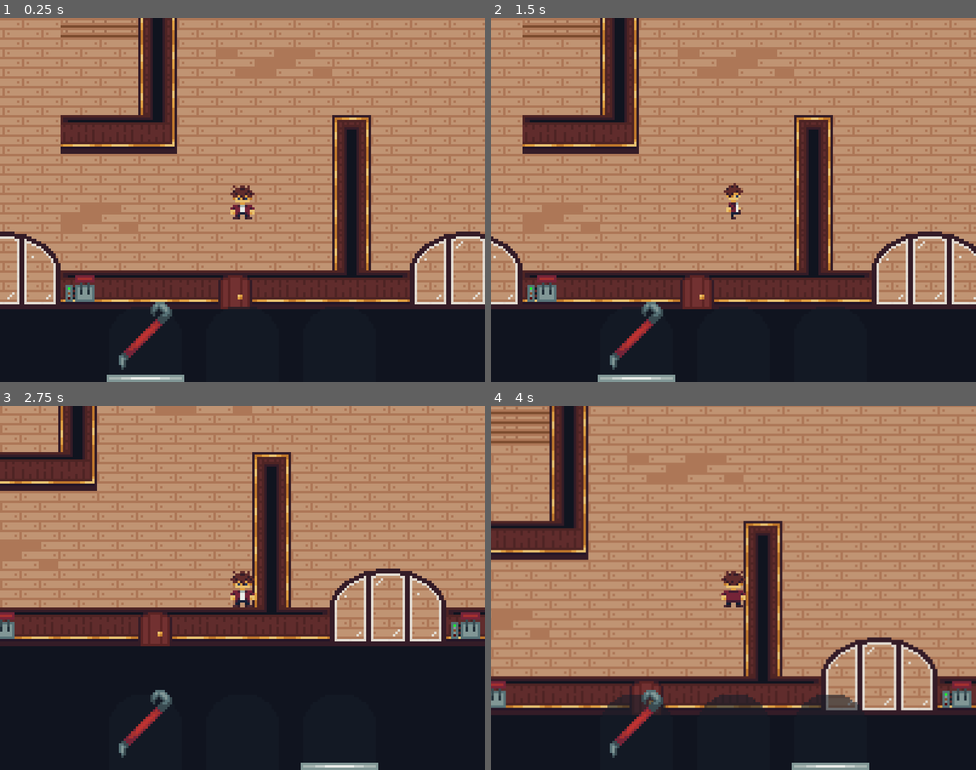
Above: before the commit, frames 1-4 (two rows, left to right).
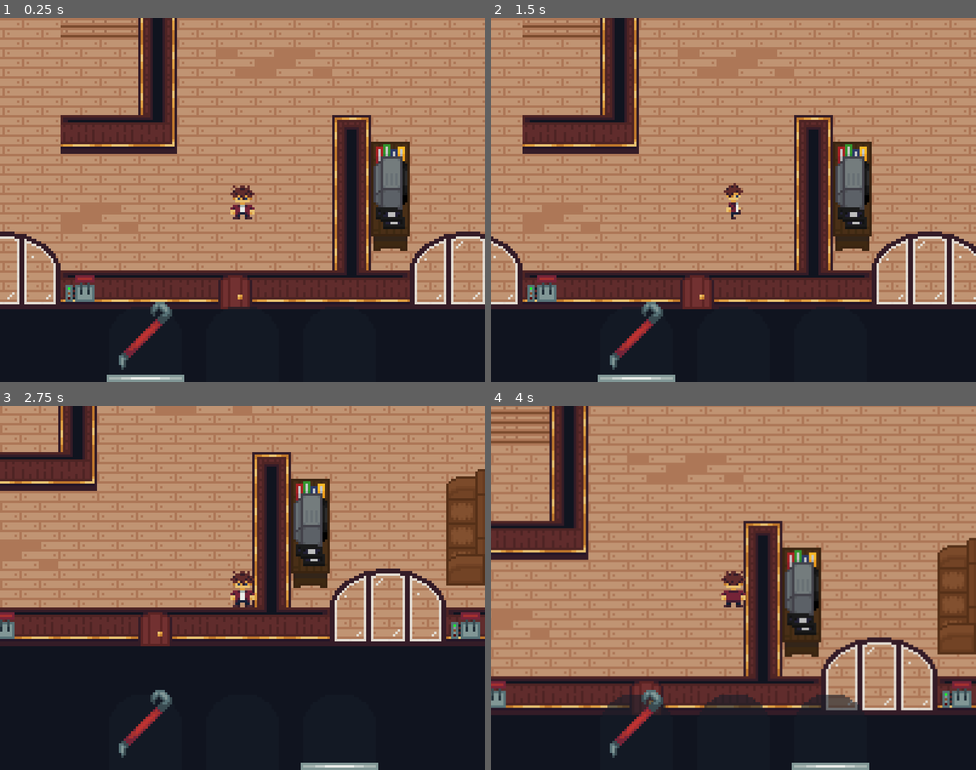
Above: after the commit, the same moments.

Repository: Portalyst/afraid-of-wolves
Game: Godot game, scene res://scenes/level.tscn
Same seed, same stepped clock (60 frames per second), same inputs: the game is played once before the commit and once after it.
Inputs (mouse positions are in pixels of both pictures, inside the frame that each line leads up to):
- Up to frame 1 (0.25 s): no input
- Up to frame 2 (1.5 s): click (636, 341) at 0.52 s; hold D (right) from 1.28 s (still down); tap 1 (1) at 1.35 s
- Up to frame 3 (2.75 s): tap 2 (2) at 1.55, 2.1 s; release D (right) at 2.03 s; hold S (down) from 2.03 s (still down); tap 3 (3) at 2.3 s
- Up to frame 4 (4 s): tap Enter at 2.75 s; release S (down) at 2.78 s; hold D (right) 2.78-3.53 s; hold Shift (run) 2.78-3.53 s; tap 3 (3) at 2.85 s; hold W (up) from 3.53 s (still down); tap Shift (run) at 3.6 s; tap Space (use) at 3.8 s

The runs differ from the first frame. In frame 1, 2.3% of the frame differs, in the area x 76-85%, y 34-64%; in frame 2, 2.3%; in frame 3, 4.7%; in frame 4, 4.8%, in the area x 60-100%, y 36-69%.

Commit message:
doors lock

Diff:
--- a/scenes/double_door.tscn
+++ b/scenes/double_door.tscn
@@ -3,6 +3,7 @@
 [ext_resource type="Script" uid="uid://dibq41c2ekqxp" path="res://scripts/double_door.gd" id="1_07wbm"]
 [ext_resource type="Texture2D" uid="uid://cfnkly2fyo8wy" path="res://sprites/door/door_double.png" id="2_07wbm"]
 [ext_resource type="Texture2D" uid="uid://bwm865i0qx373" path="res://sprites/door/door_double1.png" id="3_3dfa4"]
+[ext_resource type="Texture2D" uid="uid://bq0u5ox57tqr0" path="res://sprites/door/lock.png" id="4_qtr2k"]
 
 [sub_resource type="AtlasTexture" id="AtlasTexture_07wbm"]
 atlas = ExtResource("2_07wbm")
@@ -331,38 +332,99 @@
 size = Vector2(32, 16)
 
 [sub_resource type="RectangleShape2D" id="RectangleShape2D_wi4je"]
-size = Vector2(32, 26)
+size = Vector2(32, 22)
 
 [sub_resource type="RectangleShape2D" id="RectangleShape2D_rx0qv"]
-size = Vector2(32, 26)
+size = Vector2(32, 22)
+
+[sub_resource type="Animation" id="Animation_rphfo"]
+resource_name = "unlock"
+tracks/0/type = "value"
+tracks/0/imported = false
+tracks/0/enabled = true
+tracks/0/path = NodePath("Lock:position")
+tracks/0/interp = 2
+tracks/0/loop_wrap = true
+tracks/0/keys = {
+"times": PackedFloat32Array(0.033333335, 0.2, 0.33333334, 1),
+"transitions": PackedFloat32Array(1, 1, 1, 1),
+"update": 0,
+"values": [Vector2(0, 3), Vector2(4, -1), Vector2(7, 0), Vector2(15, 22)]
+}
+tracks/1/type = "value"
+tracks/1/imported = false
+tracks/1/enabled = true
+tracks/1/path = NodePath("Lock:rotation")
+tracks/1/interp = 1
+tracks/1/loop_wrap = true
+tracks/1/keys = {
+"times": PackedFloat32Array(0, 0.2, 0.33333334, 1),
+"transitions": PackedFloat32Array(1, 1, 1, 1),
+"update": 0,
+"values": [0.0, 2.3561945, 3.1415927, 4.712389]
+}
+tracks/2/type = "value"
+tracks/2/imported = false
+tracks/2/enabled = true
+tracks/2/path = NodePath("Lock:self_modulate")
+tracks/2/interp = 1
+tracks/2/loop_wrap = true
+tracks/2/keys = {
+"times": PackedFloat32Array(0, 0.33333334, 1),
+"transitions": PackedFloat32Array(1, 1, 1),
+"update": 0,
+"values": [Color(1, 1, 1, 1), Color(1, 1, 1, 1), Color(1, 1, 1, 0)]
+}
+
+[sub_resource type="AnimationLibrary" id="AnimationLibrary_s7o6s"]
+_data = {
+&"unlock": SubResource("Animation_rphfo")
+}
+
+[sub_resource type="RectangleShape2D" id="RectangleShape2D_qtr2k"]
+size = Vector2(32, 36)
 
 [node name="Double_door" type="StaticBody2D" unique_id=735009287]
 script = ExtResource("1_07wbm")
 
 [node name="AnimatedSprite2D" type="AnimatedSprite2D" parent="." unique_id=735103022]
 sprite_frames = SubResource("SpriteFrames_fmo56")
-animation = &"open_down_1"
+animation = &"open_down_0"
 
 [node name="CollisionShape2D" type="CollisionShape2D" parent="." unique_id=126597316]
-visible = false
 shape = SubResource("RectangleShape2D_s7c6u")
 
 [node name="down_trigger" type="Area2D" parent="." unique_id=1890605391]
 position = Vector2(0, 14)
+monitoring = false
 
 [node name="CollisionShape2D" type="CollisionShape2D" parent="down_trigger" unique_id=193299860]
+position = Vector2(0, -11)
+shape = SubResource("RectangleShape2D_wi4je")
+
+[node name="up_trigger" type="Area2D" parent="." unique_id=1320729443]
+monitoring = false
+
+[node name="CollisionShape2D" type="CollisionShape2D" parent="up_trigger" unique_id=395239498]
+position = Vector2(0, -3)
+shape = SubResource("RectangleShape2D_rx0qv")
+
+[node name="AnimationPlayer" type="AnimationPlayer" parent="." unique_id=1239228259]
+libraries/ = SubResource("AnimationLibrary_s7o6s")
+
+[node name="Lock" type="Sprite2D" parent="." unique_id=100550604]
+position = Vector2(0, 3)
+texture = ExtResource("4_qtr2k")
+
+[node name="Area2D" type="Area2D" parent="." unique_id=688954554]
+
+[node name="CollisionShape2D" type="CollisionShape2D" parent="Area2D" unique_id=905213477]
 visible = false
-position = Vector2(0, -9)
-shape = SubResource("RectangleShape2D_wi4je")
-
-[node name="up_trigger" type="Area2D" parent="." unique_id=1320729443]
-
-[node name="CollisionShape2D" type="CollisionShape2D" parent="up_trigger" unique_id=395239498]
-visible = false
-position = Vector2(0, -5)
-shape = SubResource("RectangleShape2D_rx0qv")
+shape = SubResource("RectangleShape2D_qtr2k")
 
 [connection signal="body_entered" from="down_trigger" to="." method="_on_down_trigger_body_entered"]
 [connection signal="body_exited" from="down_trigger" to="." method="_on_down_trigger_body_exited"]
 [connection signal="body_entered" from="up_trigger" to="." method="_on_up_trigger_body_entered"]
 [connection signal="body_exited" from="up_trigger" to="." method="_on_up_trigger_body_exited"]
+[connection signal="body_entered" from="Area2D" to="." method="_on_area_2d_body_entered"]
+[connection signal="body_exited" from="Area2D" to="." method="_on_area_2d_body_exited"]
--- a/scenes/john.tscn
+++ b/scenes/john.tscn
@@ -306,9 +306,9 @@
 "speed": 5.0
 }]
 
-[sub_resource type="CapsuleShape2D" id="CapsuleShape2D_r0ebv"]
+[sub_resource type="CapsuleShape2D" id="CapsuleShape2D_oigdq"]
 radius = 4.0
-height = 12.0
+height = 14.0
 
 [sub_resource type="RectangleShape2D" id="RectangleShape2D_oigdq"]
 size = Vector2(96, 88)
@@ -323,9 +323,8 @@
 animation = &"idle"
 
 [node name="CollisionShape2D" type="CollisionShape2D" parent="." unique_id=1223813713]
-visible = false
-position = Vector2(0, 2)
-shape = SubResource("CapsuleShape2D_r0ebv")
+position = Vector2(0, 1)
+shape = SubResource("CapsuleShape2D_oigdq")
 
 [node name="Camera2D" type="Camera2D" parent="." unique_id=1456303919]
 
--- a/scenes/level.tscn
+++ b/scenes/level.tscn
@@ -3,7 +3,9 @@
 [ext_resource type="Script" uid="uid://cc85qewuwmlh1" path="res://scripts/level.gd" id="1_2q6dc"]
 [ext_resource type="Texture2D" uid="uid://b5py6jbx7glt1" path="res://sprites/tilemap.png" id="2_w7c3h"]
 [ext_resource type="PackedScene" uid="uid://d3bi08tfs43wa" path="res://scenes/window.tscn" id="3_w8frs"]
+[ext_resource type="Texture2D" uid="uid://c7fhim80xlqv3" path="res://sprites/enviroment/tv.png" id="4_8iemx"]
 [ext_resource type="PackedScene" uid="uid://blyioqwiwqdhv" path="res://scenes/john.tscn" id="4_mx8sn"]
+[ext_resource type="Texture2D" uid="uid://bxeotqotwqo46" path="res://sprites/enviroment/couch1.png" id="5_64w2a"]
 [ext_resource type="PackedScene" uid="uid://w84ufaxlctjb" path="res://scenes/leveler.tscn" id="6_2r41h"]
 [ext_resource type="Texture2D" uid="uid://doa871nkr42ud" path="res://sprites/john/Sprite-0003.png" id="7_b121j"]
 [ext_resource type="PackedScene" uid="uid://uciqcptbhbwi" path="res://scenes/door.tscn" id="8_b121j"]
@@ -232,6 +234,12 @@
 [sub_resource type="RectangleShape2D" id="RectangleShape2D_fpun6"]
 size = Vector2(48, 48)
 
+[sub_resource type="RectangleShape2D" id="RectangleShape2D_wc255"]
+size = Vector2(17, 53)
+
+[sub_resource type="RectangleShape2D" id="RectangleShape2D_arp2o"]
+size = Vector2(16, 57)
+
 [sub_resource type="RectangleShape2D" id="RectangleShape2D_olg7q"]
 size = Vector2(26, 11)
 
@@ -256,6 +264,15 @@
 [node name="Couch" type="Sprite2D" parent="enviroment" unique_id=1140191688]
 position = Vector2(136, -95)
 texture = ExtResource("9_olg7q")
+
+[node name="Tv" type="Sprite2D" parent="enviroment" unique_id=1866657956]
+position = Vector2(200, 17)
+texture = ExtResource("4_8iemx")
+
+[node name="Couch1" type="Sprite2D" parent="enviroment" unique_id=1723731734]
+position = Vector2(264, 15)
+texture = ExtResource("5_64w2a")
+flip_h = true
 
 [node name="John" parent="." unique_id=1620480787 instance=ExtResource("4_mx8sn")]
 position = Vector2(139, 19)
@@ -352,6 +369,14 @@
 position = Vector2(136, -95)
 shape = SubResource("RectangleShape2D_fpun6")
 
+[node name="CollisionShape2D4" type="CollisionShape2D" parent="random_collisions" unique_id=1445836630]
+position = Vector2(199.5, 21.5)
+shape = SubResource("RectangleShape2D_wc255")
+
+[node name="CollisionShape2D5" type="CollisionShape2D" parent="random_collisions" unique_id=14869900]
+position = Vector2(264, 19.5)
+shape = SubResource("RectangleShape2D_arp2o")
+
 [node name="trigger_down" type="Area2D" parent="." unique_id=850285278]
 
 [node name="CollisionShape2D" type="CollisionShape2D" parent="trigger_down" unique_id=2034867030]
@@ -407,6 +432,23 @@
 position = Vector2(968, 72)
 type = 1
 
+[node name="Double_door" parent="leveltrashfloor2" unique_id=735009287 instance=ExtResource("9_8c41q")]
+position = Vector2(880, -40)
+type = "0"
+
+[node name="Double_door2" parent="leveltrashfloor2" unique_id=1727130890 instance=ExtResource("9_8c41q")]
+position = Vector2(960, -40)
+type = "0"
+
+[node name="Double_door3" parent="leveltrashfloor2" unique_id=1386763929 instance=ExtResource("9_8c41q")]
+position = Vector2(960, -104)
+type = "0"
+
+[node name="Double_door4" parent="leveltrashfloor2" unique_id=1783281789 instance=ExtResource("9_8c41q")]
+position = Vector2(792, 32)
+rotation = 1.5707964
+type = "1"
+
 [node name="Markers" type="Node2D" parent="." unique_id=1589906721]
 
 [node name="WindowMarker" type="Marker2D" parent="Markers" unique_id=504295377]
@@ -453,23 +495,6 @@
 position = Vector2(872.5, -62)
 shape = SubResource("RectangleShape2D_64w2a")
 
-[node name="Double_door" parent="." unique_id=735009287 instance=ExtResource("9_8c41q")]
-position = Vector2(880, -40)
-type = "0"
-
-[node name="Double_door2" parent="." unique_id=1727130890 instance=ExtResource("9_8c41q")]
-position = Vector2(960, -40)
-type = "0"
-
-[node name="Double_door3" parent="." unique_id=1386763929 instance=ExtResource("9_8c41q")]
-position = Vector2(960, -104)
-type = "0"
-
-[node name="Double_door4" parent="." unique_id=1783281789 instance=ExtResource("9_8c41q")]
-position = Vector2(792, 32)
-rotation = 1.5707964
-type = "1"
-
 [connection signal="body_entered" from="trigger_down" to="." method="_on_trigger_down_body_entered"]
 [connection signal="body_entered" from="trigger_up" to="." method="_on_trigger_up_body_entered"]
 [connection signal="body_entered" from="on_floor1" to="." method="_on_on_floor_1_body_entered"]
--- a/scripts/double_door.gd
+++ b/scripts/double_door.gd
@@ -2,12 +2,26 @@
 
 @export_enum("0", "1") var type : String
 
-var locked : bool = false
-var opened : bool = false
+
+var locked : bool = true
 
 func _ready() -> void:
-	$CollisionShape2D.queue_free()
 	$AnimatedSprite2D.play("close_down_"+type)
+	if type == "1":
+		$AnimationPlayer.queue_free()
+		$CollisionShape2D.queue_free()
+		$Lock.queue_free()
+		$down_trigger.monitoring = true
+		$up_trigger.monitoring = true
+		locked = false
+
+func unlock(selected : Array):
+	if selected[0] == 1 and locked == true:
+		$AnimationPlayer.play("unlock")
+		locked = false
+		$down_trigger.monitoring = true
+		$up_trigger.monitoring = true
+		$CollisionShape2D.queue_free()
 
 func _on_down_trigger_body_entered(body: Node2D) -> void:
 	if body.has_meta("player"):
@@ -16,9 +30,9 @@
 
 func _on_down_trigger_body_exited(body: Node2D) -> void:
 	if body.has_meta("player"):
-		$AnimatedSprite2D.play("close_up_"+type)
-		await $AnimatedSprite2D.animation_finished
-		$up_trigger.monitoring = true
+			$AnimatedSprite2D.play("close_up_"+type)
+			await $AnimatedSprite2D.animation_finished
+			$up_trigger.monitoring = true
 
 func _on_up_trigger_body_entered(body: Node2D) -> void:
 	if body.has_meta("player"):
@@ -30,3 +44,11 @@
 		$AnimatedSprite2D.play("close_down_"+type)
 		await $AnimatedSprite2D.animation_finished
 		$down_trigger.monitoring = true
+
+func _on_area_2d_body_entered(body: Node2D) -> void:
+	if body.has_meta("player"):
+		body.use.connect(unlock)
+
+func _on_area_2d_body_exited(body: Node2D) -> void:
+	if body.has_meta("player"):
+		body.use.disconnect(unlock)
--- a/scripts/lenny.gd
+++ b/scripts/lenny.gd
@@ -6,12 +6,14 @@
 signal brake_window
 
 func _physics_process(delta: float) -> void:
-	if running == true:
-		velocity = direction * speed
-	if running == false and aggresive == false:
-		velocity.x = move_toward(velocity.x, 0, speed)
-		velocity.y = move_toward(velocity.y, 0, speed)
 	super._physics_process(delta)
+	match state:
+		State.RUN_AWAY:
+			velocity = direction * speed
+		State.IDLE:
+			velocity.x = move_toward(velocity.x, 0, speed)
+			velocity.y = move_toward(velocity.y, 0, speed)
+
 
 func spawn():
 	super.spawn()
@@ -27,7 +29,6 @@
 		$AnimatedSprite2D.play("down")
 
 func run_away():
-	print("PIZDA")
 	$PassiveTimer.stop()
 	if numb in [0, 5]:
 		direction = Vector2(-1, 0)
@@ -41,7 +42,7 @@
 	if numb in [4, 8, 9]:
 		direction = Vector2(0, -1)
 		$AnimatedSprite2D.play("up")
-	running = true
+	state = State.RUN_AWAY
 	$Timer.start()
 
 func _on_area_2d_area_entered(area: Area2D) -> void:
@@ -53,7 +54,7 @@
 		area.charge.disconnect(run_away)
 
 func _on_timer_timeout() -> void:
-	running = false
+	state = State.IDLE
 	$SpawnTimer.start()
 
 func _on_passive_timer_timeout() -> void:
--- a/scripts/wolf_base.gd
+++ b/scripts/wolf_base.gd
@@ -1,4 +1,8 @@
 extends CharacterBody2D
+
+enum State {IDLE, RUN_AWAY, AGGRESIVE}
+
+var state := State.IDLE
 
 var speed = 100
 var numb : int
@@ -17,22 +21,23 @@
 	$NavigationAgent2D.target_position = target.position
 
 func _physics_process(delta: float) -> void:
-	$NavigationAgent2D.target_position = target.position
-	if global.wolf_on_floor != global.player_on_floor:
-		if global.wolf_on_floor == 1:
-			$NavigationAgent2D.target_position = stairs_up_position
-		if global.wolf_on_floor == 2:
-			$NavigationAgent2D.target_position = stairs_down_position
-	if aggresive == true:
-		if !$NavigationAgent2D.is_target_reached():
-			var nav_direction = to_local($NavigationAgent2D.get_next_path_position()).normalized()
-			if nav_direction.x < 0:
-				$AnimatedSprite2D.play("left")
-			if nav_direction.x > 0:
-				$AnimatedSprite2D.play("right")
-			if nav_direction.x < nav_direction.y:
-				$AnimatedSprite2D.play("down")
-			velocity = nav_direction * speed * 1.5
+	match state:
+		State.AGGRESIVE:
+			$NavigationAgent2D.target_position = target.position
+			if global.wolf_on_floor != global.player_on_floor:
+				if global.wolf_on_floor == 1:
+					$NavigationAgent2D.target_position = stairs_up_position
+				if global.wolf_on_floor == 2:
+					$NavigationAgent2D.target_position = stairs_down_position
+			if !$NavigationAgent2D.is_target_reached():
+				var nav_direction = to_local($NavigationAgent2D.get_next_path_position()).normalized()
+				if nav_direction.x < 0:
+					$AnimatedSprite2D.play("left")
+				if nav_direction.x > 0:
+					$AnimatedSprite2D.play("right")
+				if nav_direction.x < nav_direction.y:
+					$AnimatedSprite2D.play("down")
+				velocity = nav_direction * speed * 1.5
 	move_and_slide()
 
 func spawn():
@@ -42,8 +47,8 @@
 	spawn()
 
 func _on_passive_timer_timeout() -> void:
-	aggresive = true
+	state = State.AGGRESIVE
 
 func _on_area_2d_body_entered(body: Node2D) -> void:
-	if body.has_meta("player") and aggresive == true:
+	if body.has_meta("player") and state == State.AGGRESIVE:
 		bite.emit()
Binary file added: sprites/door/lock.png
Not shown, added: sprites/door/lock.png.import
Binary file added: sprites/enviroment/couch1.png
Not shown, added: sprites/enviroment/couch1.png.import
Binary file added: sprites/enviroment/tv.png
Not shown, added: sprites/enviroment/tv.png.import
